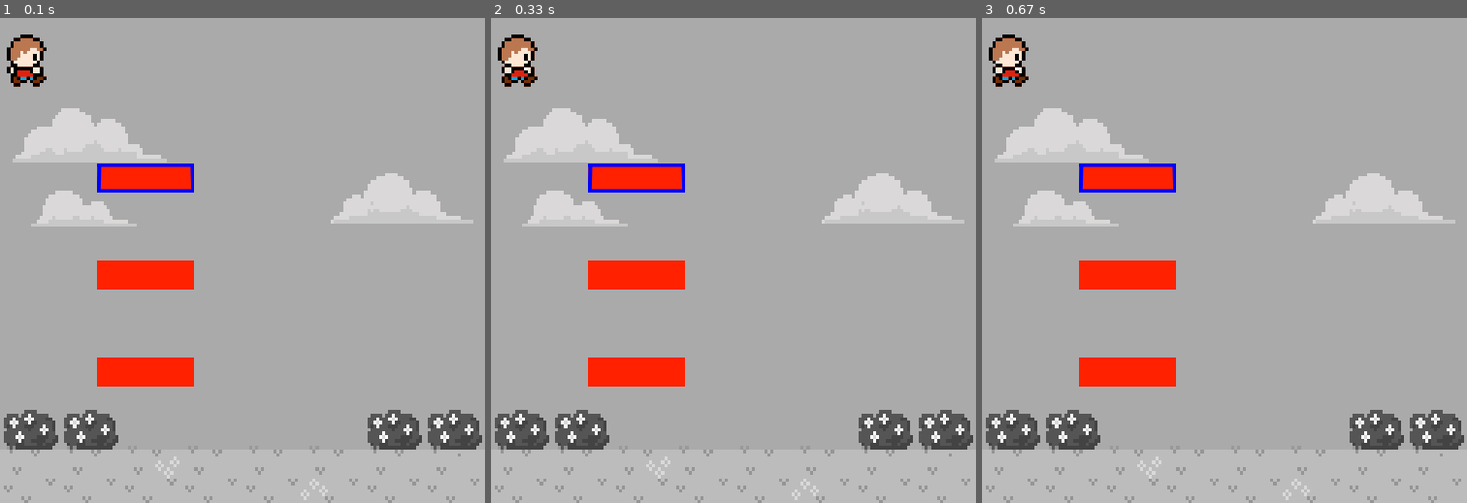
Above: before the commit, frames 1-3 (left to right).
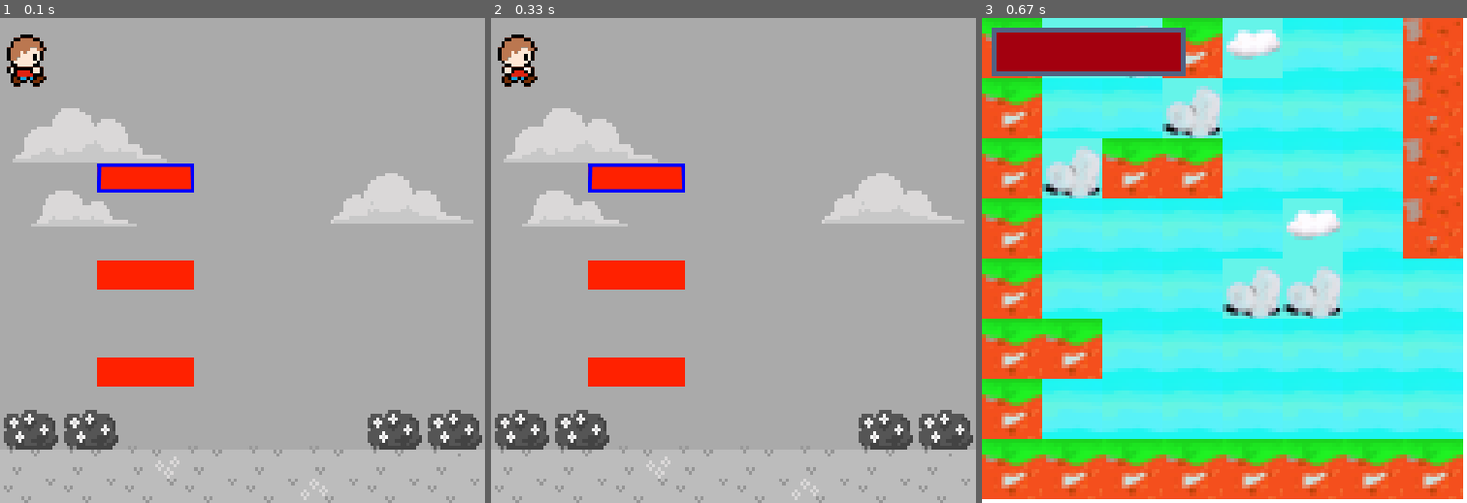
Above: after the commit, the same moments.

Repository: FearlessClock/PygameBaseCode
Game: pygame game, started from Main.py
Same seed, same stepped clock (60 frames per second), same inputs: the game is played once before the commit and once after it.
Inputs:
- Up to frame 1 (0.1 s): no input
- Up to frame 2 (0.33 s): no input
- Up to frame 3 (0.67 s): tap Enter at 0.33 s

Frames 1-2 are identical in both runs. In frame 3, 100% of the frame differs, in the area x 0-100%, y 0-100%.

Commit message:
Feat: Load cvs maps and show them on screen

Diff:
--- a/Cell.py
+++ b/Cell.py
@@ -4,14 +4,18 @@
 
 
 class Cell(pygame.sprite.Sprite):
-    def __init__(self, x, y, solid, image, doorway=None):
+    def __init__(self, i, j, solid, image, doorway=None):
         # Call the parent class (Sprite) constructor
         pygame.sprite.Sprite.__init__(self)
 
-        self.position = Vector(x, y)
         self.solid = solid
-        if doorway is None:
-            doorway = None
         self.doorway = doorway
         self.image = image
         self.rect = self.image.get_rect()
+        # Position in the map matrix
+        self.i = i
+        self.j = j
+
+    def setPosition(self, x, y):
+        self.rect[0] = x*self.rect[2]
+        self.rect[1] = y*self.rect[3]
--- a/GUI.py
+++ b/GUI.py
@@ -7,13 +7,4 @@
 class GUI(InteractiveScreen):
     def __init__(self, tileLoader):
         InteractiveScreen.__init__(self)
-        self.elements = [UIImage(0, 0, 0, 560, tileLoader.getStatBar(0)),
-                         UIText(0, 0, 0, 100, 591, (218, 216, 216), "100"),
-                         UIText(1, 0, 0, 300, 591, (218, 216, 216), "100"),
-                         UIBar(1, 80, 80, 536, 560, tileLoader.hourglass, tileLoader.logoFiller)]
-
-    def update(self, tileLoader, sect):
-        self.elements = [UIImage(0, 0, 0, 560, tileLoader.getStatBar(1 if sect.reputation < 100 else 2 if sect.reputation > 1000 else 0)),
-                         UIText(0, 0, 0, 100, 591, (218, 216, 216), str(sect.money)),
-                         UIText(1, 0, 0, 300, 591, (218, 216, 216), str(sect.cultists)),
-                         UIBar(1, 80, 80, 536, 560, tileLoader.hourglass, tileLoader.logoFiller)]
+        self.addVisuelElement(UIImage(0, 200, 50, 10,10, tileLoader.getImageByName("healthBars", 0, 0)))
--- a/GameLoop.py
+++ b/GameLoop.py
@@ -8,10 +8,12 @@
 
 import pygame
 
+import UserEvents
+from GUI import GUI
 from GameStates import GameStates
-# Size of the screen
+from MainGameScreen import MainGameScreen
+from MapHolder import MapHolder
 from StartMenu import StartUpMenu
-import UserEvents
 from Window import Window
 
 
@@ -30,7 +32,11 @@
         self.window = Window(screenSize, gameName, self.TILE_SIZE, self.font_renderer)
         self.startMenu = StartUpMenu(self.window.tileLoader)
         self.window.addScreenToRender(self.startMenu, "StartMenu")
-        pygame.mixer.init()
+
+        self.GUI = GUI(self.window.tileLoader)
+        self.window.addScreenToRender(self.GUI, "GUI")
+
+        # pygame.mixer.init()
 
         # Fill background
         self.window.clearScreen()
@@ -41,14 +47,18 @@
         self.addStateFunction(GameStates.GAME, self.GameState)
         self.addStateFunction(GameStates.MENU, self.MenuState)
 
+        # Init the maps
+        mapHolder = MapHolder(["map1", "map2"], self.TILE_SIZE, self.window.tileLoader)
+        self.mainGameScreen = MainGameScreen(mapHolder)
+        self.window.addScreenToRender(self.mainGameScreen, "MainGame")
         # Init the player
-        #self.player = Player(2, 1 + 0.2, window.tileLoader, window.TILE_SIZE)
+        # self.player = Player(2, 1 + 0.2, window.tileLoader, window.TILE_SIZE)
 
         # window.drawScreen(mapHolder, player, NPCManagerIns)
         self.clock = pygame.time.Clock()
         self.deltaTime = 0
 
-        pygame.mixer.init()
+        # pygame.mixer.init()
         # ~ default_font = pygame.font.get_default_font()
         self.window.drawScreen("StartMenu")
 
@@ -86,7 +96,10 @@
         return True
 
     def GameState(self):
-
+        self.window.clearScreen()
+        self.window.drawScreen("MainGame")
+        self.window.updateScreen("GUI", self.deltaTime)
+        self.window.drawScreen("GUI")
         return True
 
     def getInputs(self):
@@ -101,7 +114,6 @@
                 self.changeGameLoopStateToGAME()
             elif event.type == pygame.KEYDOWN or event.type == pygame.KEYUP:
                 pygame.event.post(event)
-
 
     def startLoop(self):
         """The main function that runs the whole game."""
--- a/Main.py
+++ b/Main.py
@@ -3,7 +3,7 @@
 
 
 def main():
-    gameloop = GameLoop.Gameloop("GameName", Vector(500, 500), Vector(80, 80))
+    gameloop = GameLoop.Gameloop("GameName", Vector(500, 500), Vector(500/8, 500/8))
     gameloop.startLoop()
 
 
--- /dev/null
+++ b/MainGameScreen.py
@@ -0,0 +1,8 @@
+class MainGameScreen:
+    def __init__(self, mapHolder):
+        self.mapHolder = mapHolder
+        self.loadedMap = mapHolder.getCurrentMap()
+
+    def drawScreen(self, surface):
+        self.loadedMap.setVisibleTiles((2,2,8,8))
+        self.loadedMap.draw(surface.screen)
--- a/Map.py
+++ b/Map.py
@@ -5,12 +5,23 @@
 
 from Cell import Cell
 
+
 class Map:
     """The base class for the interacting candidates"""
+
     def __init__(self, mapName, tileSize, tileLoader):
         self.id = 0
         self.neighbors = []
-        self.map, self.width, self.height = self.readMap(mapName, tileLoader)
+
+        # Used for collision detection
+        self.solidObjectGroup = pygame.sprite.Group()
+        self.notSolidObjectGroup = pygame.sprite.Group()
+        # Used to show the correct blocks on screen
+        self.cameraViewGroup = pygame.sprite.Group()
+
+        self.map, self.width, self.height = self.readMap("maps", mapName, tileLoader, "mapTiles",
+                                                         {0: False, 1: True, 2: False, 3: True, 4: True},
+                                                         {1: 0, 2: 0, 3: 0, 4: 0})
         self.tileSize = tileSize
 
     def getWidth(self):
@@ -22,90 +33,86 @@
     def getTileAt(self, pos):
         return self.map[pos.y][pos.x]
 
+    def getTilesInRect(self, rect):
+        x = 0
+        y = 0
+        tiles = []
+        for i in range(rect[1], rect[1] + rect[3]):
+            for j in range(rect[0], rect[0] + rect[2]):
+                self.map[i][j].setPosition(x, y)
+                tiles.append(self.map[i][j])
+                x += 1
+            x = 0
+            y += 1
+        return tiles
+
+
+    def setVisibleTiles(self, rect):
+        tiles = self.getTilesInRect(rect)
+        # if tiles is not None:
+        #     for tile in tiles:
+        self.cameraViewGroup.add(tiles)
+
     def isObstacle(self, x, y):
         if self.map[int(y)][int(x)].solid:
             return True
         return False
 
-
-    def readMap(self, mapName, tileLoader):
+    def readMap(self, filelocation, mapName, tileLoader, spriteSheetName, tileSignificanceDict,
+                doorwaySignificanceDict):
         """Return:
-                Tile size, maze size, the maze and the position of the item
+                Tile size, map size, the map and the position of the item
         """
 
-        # Read the file containing the maze
-        file = open(os.path.join('Maps', str(mapName) + '.csv'), 'r')
+        # Read the file containing the map
+        file = open(os.path.join(filelocation, str(mapName) + '.csv'), 'r')
 
         # Get the id
         self.id = int(file.readline())
 
-        # Get the neighbors
+        # Get the neighbors ID
         neighbors = file.readline().split(',')
         neighbors = [line.rstrip('\n') for line in neighbors]
         self.neighbors = neighbors
 
         # Get the size of the map
         mapSize = file.readline().split(',')
-        mapSize = [line.rstrip('\n') for line in mapSize]   # Strip all the trailling newlines
-
-
+        mapSize = [line.rstrip('\n') for line in mapSize]  # Strip all the trailling newlines
 
         width = int(mapSize[0])
         height = int(mapSize[1])
 
-        maze = []
+        map = []
 
-        """Generate the empty maze"""
+        """ Fill the map with the contents of the map text
+            If the value is > 0, the value is a tile, if < 0 the value is a door"""
         for i in range(height):
-            maze.append([])
-            for j in range(width):
-                maze[i].append(Cell(j, i, False, tileLoader.grass))
-
-        """Fill the maze with the contents of the maze text"""
-        for i in range(height):
+            map.append([])
             fileRead = file.readline().split(',')
+            # If the line is empty
             if len(fileRead) == 1:
                 continue
             for j in range(width):
                 value = int(fileRead[j])
                 if value >= 0:
-                    isSolid = False
-                    tile = tileLoader.grass
-                    if value == 0:
-                        isSolid = False
-                        tile = 0
-                    elif value == 1:
-                        isSolid = False
-                        tile = 1
-                    elif value == 2:
-                        isSolid = True
-                        tile = 2
-                    elif value == 3:
-                        isSolid = True
-                        tile = 3
-                    elif value == 4:
-                        isSolid = False
-                        tile = 4
-                    elif value == 5:
-                        isSolid = True
-                        tile = 5
-                    elif value == 6:
-                        isSolid = True
-                        tile = 6
-                    elif value == 7:
-                        isSolid = True
-                        tile = 7
-                    elif value == 8:
-                        isSolid = True
-                        tile = 8
-                    elif value == 9:
-                        isSolid = True
-                        tile = 9
-
-                    maze[i][j] = Cell(j, i, isSolid, tileLoader.getTile(tile))
-                elif -6 <= value <= -2:         # Doorway to another world
-                    maze[i][j] = Cell(j, i, False, tileLoader.getTile(4 if abs(int(fileRead[j])) == 6 else 0), abs(int(fileRead[j])))
+                    tile = value
+                    isSolid = tileSignificanceDict.get(value)
+                    cell = Cell(j, i, isSolid, tileLoader.getTileFromName(spriteSheetName, tile))
+                    map[i].append(cell)
+                    if isSolid:
+                        self.solidObjectGroup.add(cell)
+                    else:
+                        self.notSolidObjectGroup.add(cell)
+                elif value < 0:  # Doorway to another world
+                    cell = Cell(j, i, False, tileLoader.getTileFromName(spriteSheetName,
+                                                                        doorwaySignificanceDict[abs(int(fileRead[j]))]),
+                                abs(int(fileRead[j])))
+                    map[i].append(cell)
+                    self.notSolidObjectGroup.add(cell)
 
         file.close()
 
-        return maze, width, height
+        return map, width, height
+
+    def draw(self, surface):
+        self.cameraViewGroup.draw(surface)
--- a/MapHolder.py
+++ b/MapHolder.py
@@ -4,8 +4,8 @@
 
 class MapHolder:
 
-    def __init__(self, tileSize, tileLoader):
-        self.mapNames = ["map1", "map2", "map3", "map4", "map5"]
+    def __init__(self, filenames, tileSize, tileLoader):
+        self.mapNames = filenames  #
         self.maps = []
         self.loadedMap = None
         mapValues = []
@@ -13,8 +13,9 @@
         self.currentMap = 1
         self.tileSize = tileSize
         for i in range(len(self.mapNames)):
-            mapValues.append(Map(self.mapNames[i], self.tileSize, tileLoader))
-            idValues.append(mapValues[len(mapValues)-1].id)
+            map = Map(self.mapNames[i], self.tileSize, tileLoader)
+            mapValues.append(map)
+            idValues.append(map.id)
         self.maps = dict(zip(idValues, mapValues))
         self.changeToMap(self.currentMap)
 
--- a/TileLoader.py
+++ b/TileLoader.py
@@ -25,7 +25,10 @@
 
     def addSpriteSheet(self, spriteName, filename, realSpriteSize, scaledSpriteSize, rowCount, columeCount):
         spriteSheet = SpriteSheet(filename)
-        self.loadedImages.update({spriteName: spriteSheet.load_grid((0, 0, realSpriteSize.x, realSpriteSize.y), columeCount, rowCount, Vector(scaledSpriteSize.x, scaledSpriteSize.y), (255,0,255))})
+        self.loadedImages.update({spriteName: spriteSheet.load_grid((0, 0, realSpriteSize.x, realSpriteSize.y),
+                                                                    columeCount, rowCount,
+                                                                    Vector(scaledSpriteSize.x, scaledSpriteSize.y),
+                                                                    (255, 0, 255))})
 
     def addAnimation(self, animationName, animationController):
         self.loadedAnimations.update({animationName: animationController})
@@ -47,3 +50,7 @@
 
     def getImageGridByName(self, imageName):
         return self.loadedImages.get(imageName)
+
+    def getTileFromName(self, imageName, nmbr):
+        grid = self.getImageGridByName(imageName)
+        return grid[int(nmbr / len(grid))][nmbr % len(grid)]
--- a/Window.py
+++ b/Window.py
@@ -29,6 +29,8 @@
         self.tileLoader.addSpriteSheet("startMenuBackground", os.path.join('images', 'blablaMockup.png'), Vector(640, 540), Vector(500, 500), 1, 1)
         self.tileLoader.addSpriteSheet("button", os.path.join('images', 'buttonSpriteSheet.png'), Vector(100, 30), Vector(100, 30), 1, 2)
 
+        self.tileLoader.addSpriteSheet("mapTiles", os.path.join('images', "TileSheet.png"), Vector(16,16), Vector(self.TILE_SIZE.x,self.TILE_SIZE.y), 3,3)
+        self.tileLoader.addSpriteSheet("healthBars", os.path.join('images', 'healthBarSpriteSheet.png'), Vector(200, 50), Vector(200, 50), 1, 5)
         playerAnimationUp = AnimationStrip(self.tileLoader.getImageStripByName("player", 1), "playerUp", 100)
         playerAnimationDown = AnimationStrip(self.tileLoader.getImageStripByName("player", 0), "playerDown", 100)
         playerAnimationLeft = AnimationStrip(self.tileLoader.getImageStripByName("player", 2), "playerLeft", 100)
@@ -58,7 +60,7 @@
 
     def drawScreen(self, screenName):
         """Draw the screen, characters and pop up if activated"""
-        self.clearScreen()
+        #self.clearScreen()
         self.screens[self.screenDictionary[screenName]].drawScreen(self)
 
     def updateScreen(self, screenName, deltaTime):
--- /dev/null
+++ b/maps/map1.csv
@@ -0,0 +1,13 @@
+1
+0,2,0,0
+10,10
+1,1,1,1,1,1,1,1,1,1
+1,0,0,0,0,0,0,0,0,1
+1,0,3,2,4,3,2,0,0,1
+1,0,3,0,0,4,0,0,0,1
+1,2,3,4,3,3,0,0,0,1
+1,0,3,0,0,0,0,2,0,1
+1,0,3,0,0,0,4,4,0,-1
+1,0,3,3,0,0,0,0,0,-1
+1,0,3,0,0,0,0,0,0,-1
+1,3,3,3,3,3,3,3,3,3
--- /dev/null
+++ b/maps/map2.csv
@@ -0,0 +1,13 @@
+2
+0,0,0,1
+15,10
+1,1,1,1,1,1,1,1,1,1 ,1,1,1,1,1
+1,0,0,0,0,0,0,0,0,0,0,0,0,0,1
+1,1,1,1,1,0,1,1,1,2,0,1,1,1,1
+1,0,0,0,0,0,0,0,0,0,0,0,0,0,1
+1,2,0,0,2,0,0,0,0,0,0,0,0,0,1
+1,0,0,0,0,0,0,2,0,2,0,0,2,0,1
+-3,0,0,0,0,0,4,4,0,1,0,4,4,0,1
+-3,0,4,4,4,4,0,0,0,1,4,0,0,0,1
+-3,0,0,0,0,0,0,0,0,1,0,0,0,0,1
+1,4,4,4,4,4,4,4,4,4,4,4,4,4,1
Binary file added: images/TileSheet.png
Binary file added: images/healthBarSpriteSheet.png
